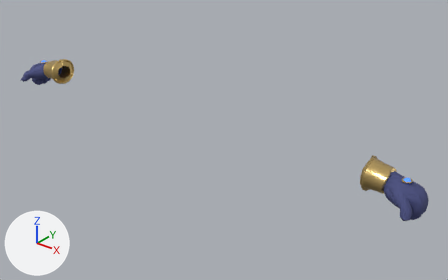
The glTF model game/assets/characters/hero/wear/runed_glove.glb, before and after one commit.
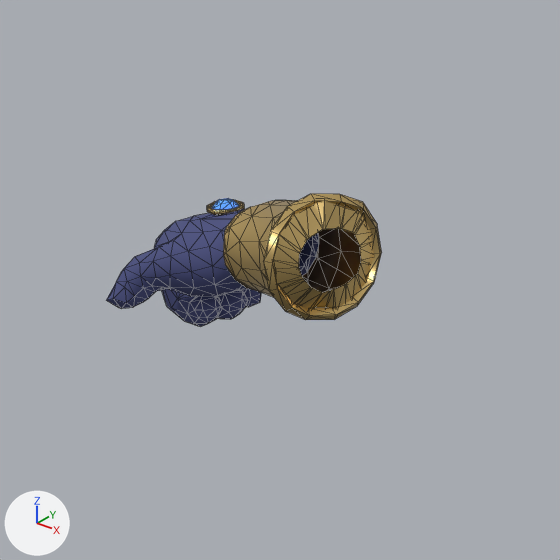
There are two pictures of each version: one whole from a 50 mm lens placed at (1.308, -1.435, 2.299), pointed at (0.123, 0.045, 1.381), one close up on the part from 0% to 24% of the width and 8% to 47% of the height. Arrows for +X, +Y and +Z are at lower left; the lights stay in place. The first two pictures are the older version. The close-ups show mesh edges as thin lines. Vertices at exactly the same position are counted once.

Names of what the first close-up shows: 'wear_R'.
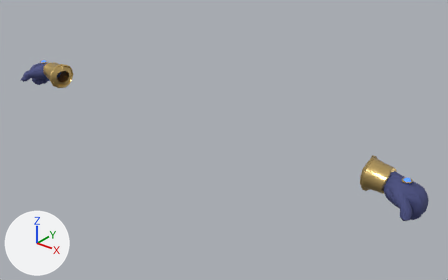
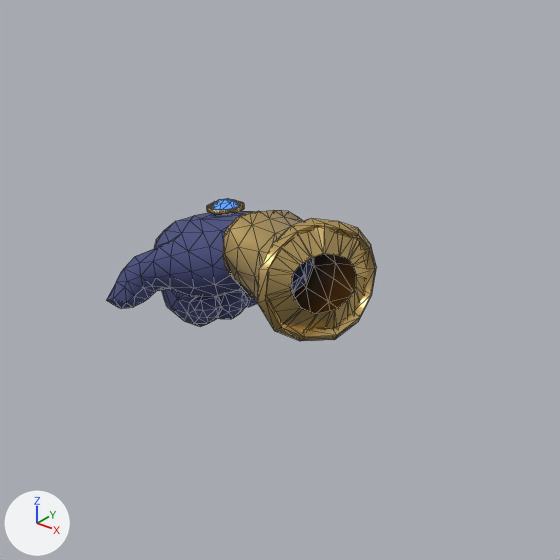
The newer file adds a shape key; the second version is drawn at full value of the shape key 'female' of 'wear_R', and the change is written as the vertex moves it makes.

Scene script edits in JSON lines:
```json
{"block": "me_wear_r", "where": "# used by ob_wear_r; location = (0.0, 0.0, 0.0)"}
{"op": "remove", "block": "me_wear_r", "code": "me_wear_r.from_pydata(...)  # 653 vertices, 1201 faces; spans x -0.849..-0.664, y -0.09..0.062, z 1.378..1.51"}
{"op": "add", "block": "me_wear_r", "code": "me_wear_r.from_pydata(...)  # 653 vertices, 1201 faces; spans x -0.849..-0.661, y -0.09..0.054, z 1.378..1.491"}
{"block": "me_wear_r", "change": "me_wear_r part 1: 273 of 653 vertices moved; they spanned x -0.763..-0.664, y -0.046..0.062, z 1.408..1.51 and now span x -0.762..-0.661, y -0.056..0.054, z 1.391..1.491; mean shift (0.0, -0.004, -0.009); largest move (-0.664, 0.02, 1.481) -> (-0.662, 0.014, 1.461)"}
```

Pixel boxes [x1, y1, x2, y2] of what changed, in the close-ups (560 x 560 px; the box of a moved part takes in the faces that stretch with it):
```json
{"object": "wear_R", "change": "reshaped", "before": [106, 194, 382, 327], "after": [106, 198, 377, 341], "on screen": "7% taller"}
{"part": 1, "of": "me_wear_r", "change": "moved or reshaped", "before": [205, 194, 382, 320], "after": [205, 210, 377, 341]}
```
